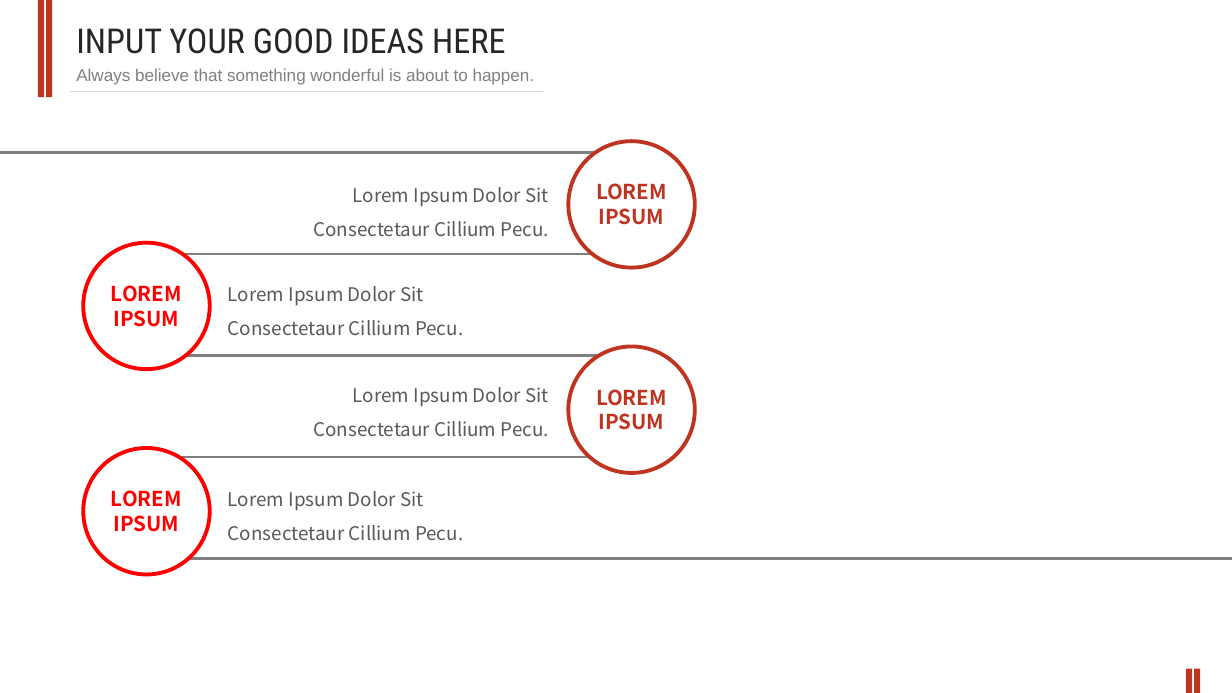
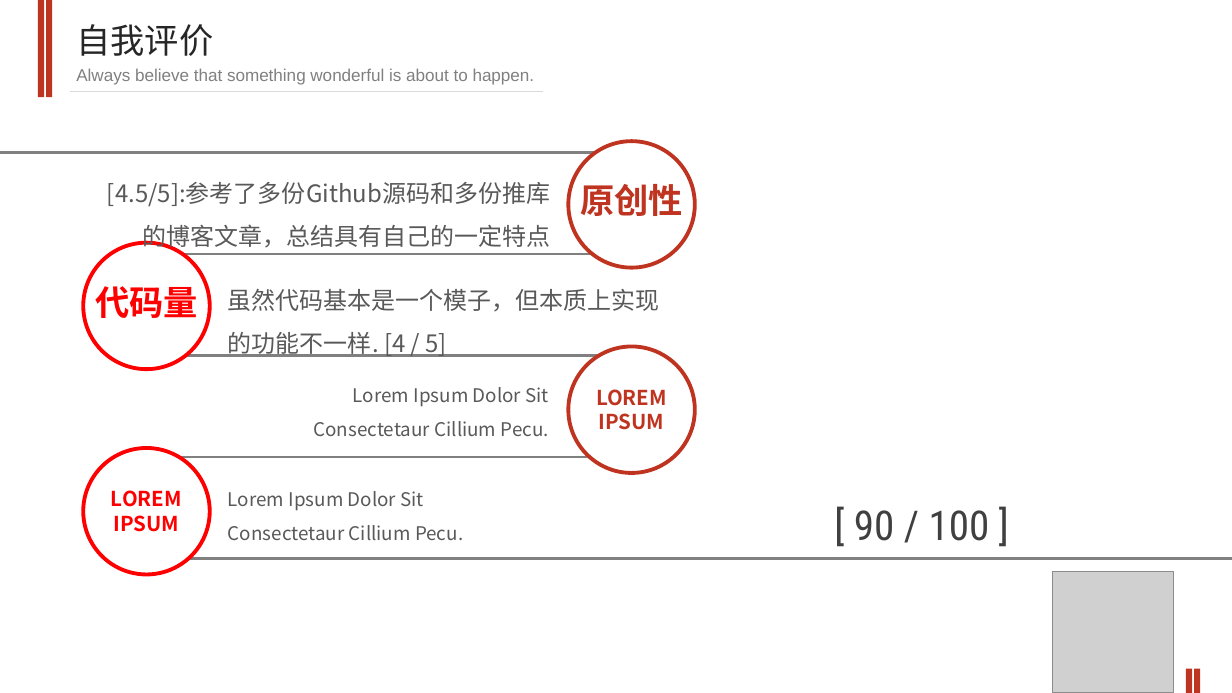
Before and after one commit to CYannSir/New-Learner-For-GraphQL, a slide deck: slide 39 of Research of GraphQL_CYann.pptx (slide 20 before the commit). Drawn at 1232x693 pixels with LibreOffice and Linux fonts; fonts in the diff are those of the drawing; grey boxes stand for pictures. Boxes give left, top, right and bottom in pixels: in the first picture for what was removed or moved away, otherwise in the second. Text is boxed around its words. In the diff, an @@ line names an element or a change of style, - is before the commit and + after.

Commit message:
[修改] 添加相关参考资料 [添加] 答辩PPT

```diff
--- a/Research of GraphQL_CYann.pptx
+++ b/Research of GraphQL_CYann.pptx
@@ text at [76,24,213,56]: text changed @@
-INPUT YOUR GOOD IDEAS HERE
+自我评价
@@ text at [107,182,550,251]: text changed; size 11 to 14 pt @@
-Lorem Ipsum Dolor Sit Consectetaur Cillium Pecu.
+[4.5/5]:参考了多份Github源码和多份推库的博客文章，总结具有自己的一定特点
@@ text at [580,184,683,216]: text changed; size 12 to 20 pt @@
-LOREM
-IPSUM
+原创性
@@ text at [95,286,198,318]: text changed; size 12 to 20 pt @@
-LOREM
-IPSUM
+代码量
@@ text at [228,289,660,357]: text changed; size 11 to 14 pt @@
-Lorem Ipsum Dolor Sit Consectetaur Cillium Pecu.
+虽然代码基本是一个模子，但本质上实现的功能不一样. [4 / 5]
@@ text added at [854,510,990,541], 24 pt, text #404040 @@
+[ 90 / 100 ]
@@ picture added at [1052,572,1173,692] @@
```
Also in this commit, not shown: 5 other slides changed, 34 slides added, 18 slides removed, 1 other file.
